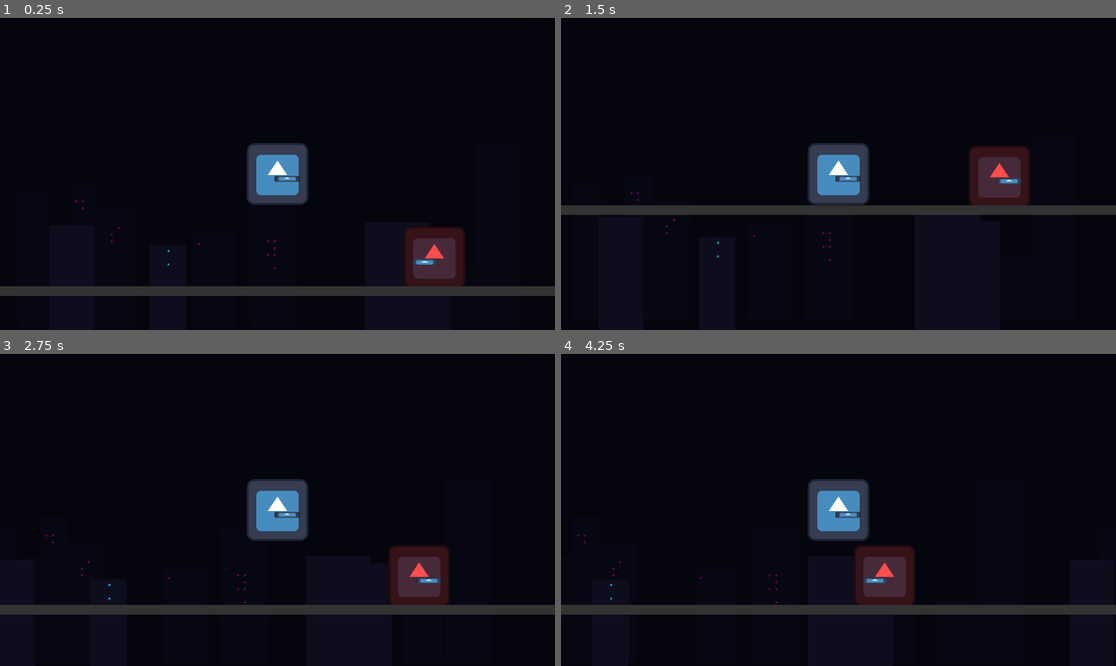
Above: before the commit, frames 1-4 (two rows, left to right).
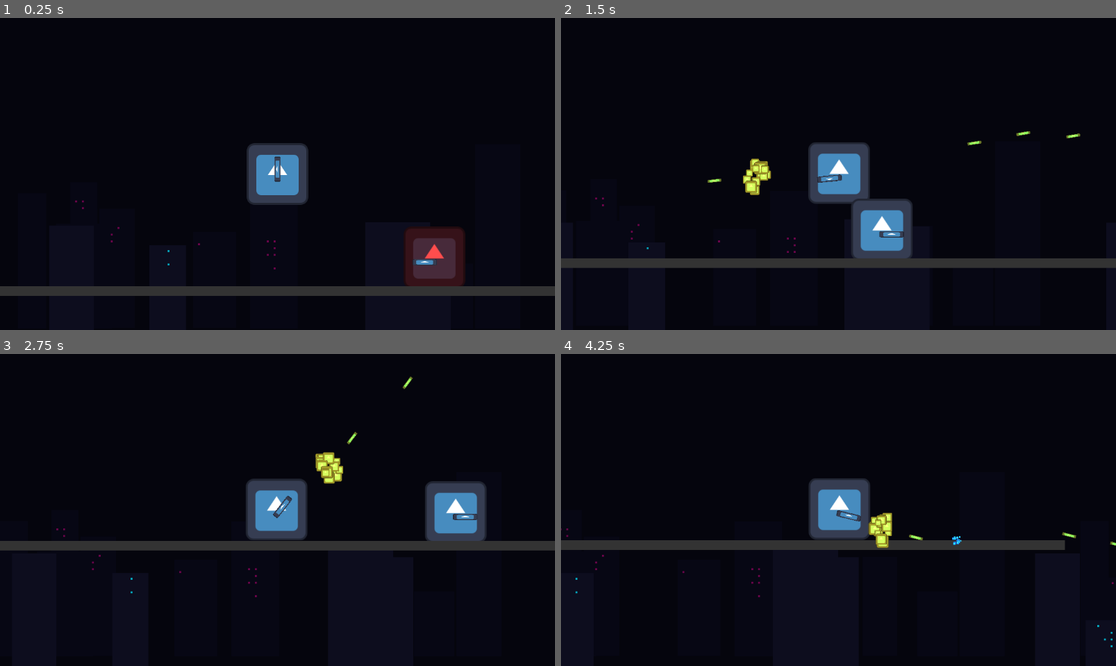
Above: after the commit, the same moments.

Repository: Viet-6/test-pcaF
Game: Godot game, scene res://scenes/levels/test_level.tscn
Same seed, same stepped clock (60 frames per second), same inputs: the game is played once before the commit and once after it. The engine's default icon, where the game draws it, is replaced by a stand-in: a white triangle on a blue panel in a dark square.
Inputs (mouse positions are in pixels of both pictures, inside the frame that each line leads up to):
- Up to frame 1 (0.25 s): no input
- Up to frame 2 (1.5 s): move the mouse to (960, 158) at 0.52 s; press the mouse at (960, 158) at 0.53 s; hold D (move_right) from 0.53 s (still down); tap Space (jump) at 0.77 s; move the mouse to (727, 189) at 1.27 s; release the mouse at (727, 189) at 1.28 s; click (727, 189) at 1.35 s
- Up to frame 3 (2.75 s): tap Space (jump) at 1.52 s; move the mouse to (333, 441) at 2.02 s; release D (move_right) at 2.03 s; press the mouse at (333, 441) at 2.03 s; hold A (move_left) from 2.03 s (still down)
- Up to frame 4 (4.25 s): move the mouse to (810, 572) at 2.77 s; release A (move_left) at 2.78 s; release the mouse at (810, 572) at 2.78 s; hold D (move_right) from 2.78 s (still down); click (810, 572) at 2.85 s; tap Space (jump) at 3.02, 3.77 s; move the mouse to (1005, 556) at 3.52 s; press the mouse at (1005, 556) at 3.53 s

The runs differ from the first frame. In frame 1, 0.1% of the frame differs, in the area x 49-54%, y 44-53%; in frame 2, 11%; in frame 3, 11%, in the area x 0-100%, y 7-84%; in frame 4, 8.7%.
Error before the commit: Parse Error: Identifier "can_fire" not declared in the current scope. (res://scripts/weapon.gd:20)

Commit message:
Fix weapon #24

Diff:
--- a/scripts/weapon.gd
+++ b/scripts/weapon.gd
@@ -10,6 +10,7 @@
 @export var muzzle_flash_scene: PackedScene
 
 @export var is_player_controlled: bool = true
+var can_fire: bool = true
 @onready var muzzle = $Muzzle
 
 func _process(_delta):
